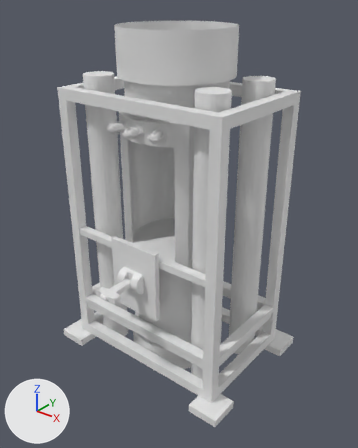
The FBX model SUBMARİNE PUZZLE GAME/Assets/Art/Meshes/Stations/ThermalRunaway/ThermalRunawayTechnician.fbx, before and after one commit.
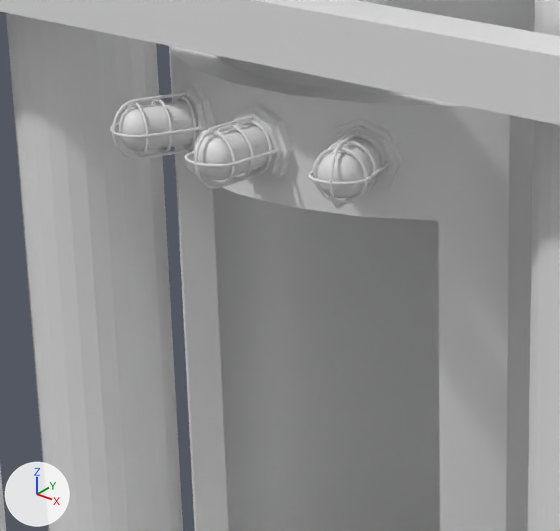
Old and new are each drawn whole from a camera (50 mm lens) standing at (2.992, -3.706, 3.833) and looking at (0.132, -0.131, 1.616) and again close up on the part from 23% to 56% of the width and 23% to 47% of the height. Arrows for +X, +Y and +Z are at lower left; the lights stay in place. The last two pictures show the newer version. Where no turn or scale is listed for an object, it has been applied to the vertices.

Before the edit, the objects in view are built like this:
```python
ob_pipes = bpy.data.objects.new('Pipes', me_cylinder_107)
ob_pipes.location = (0.669, 0.361, 1.488)
ob_thermalrunawaylightholder1 = bpy.data.objects.new('ThermalRunawayLightHolder1', me_cylinder_104)
ob_thermalrunawaylightholder1.location = (-0.199, -0.513, 2.65)
ob_thermalrunawaylightholder2 = bpy.data.objects.new('ThermalRunawayLightHolder2', me_cylinder_106)
ob_thermalrunawaylightholder2.location = (0.006, -0.557, 2.65)
ob_thermalrunawaylightholder3 = bpy.data.objects.new('ThermalRunawayLightHolder3', me_cylinder_105)
ob_thermalrunawaylightholder3.parent = ob_thermalrunawaytechnician
ob_thermalrunawaylightholder3.location = (0.212, -0.51, 2.65)
ob_thermalrunawaylightholder3.rotation_euler = (-1.951, 1.571, 0.0)  # degrees (-112, 90, 0)
ob_thermalrunawaylightholder3.scale = (-0.0718, -0.0718, -0.00888)
ob_thermalunawaylight1 = bpy.data.objects.new('ThermalunawayLight1', me_cube_167)
ob_thermalunawaylight1.location = (-0.207, -0.532, 2.65)
ob_thermalunawaylight2 = bpy.data.objects.new('ThermalunawayLight2', me_cube_168)
ob_thermalunawaylight2.location = (0.006, -0.577, 2.65)
ob_thermalunawaylight3 = bpy.data.objects.new('ThermalunawayLight3', me_cube_169)
ob_thermalunawaylight3.parent = ob_thermalrunawaytechnician
ob_thermalunawaylight3.location = (0.22, -0.528, 2.65)
ob_thermalunawaylight3.rotation_euler = (-1.951, 1.571, 0.0)  # degrees (-112, 90, 0)
ob_thermalunawaylight3.scale = (-2.76, -2.76, -2.17)
# also in view: 'StationFrame' at (0.001, 0.001, 1.468); 'ThermalRunawayTechnician' at (0.001, 0.003, 1.75)
```
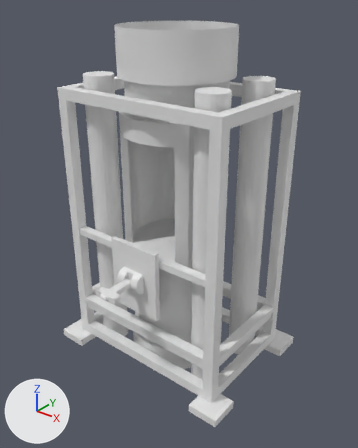
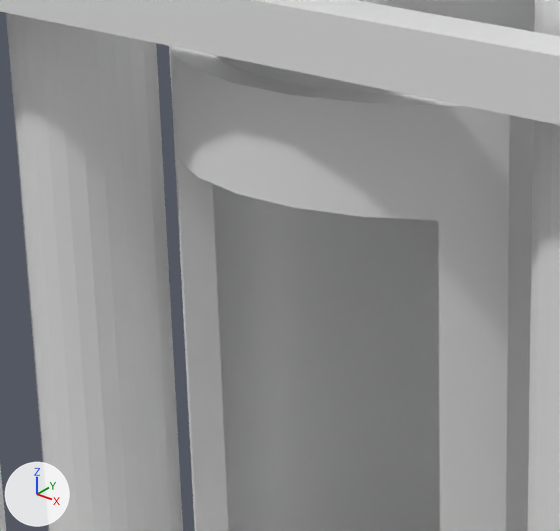
Where the change shows, as pixel boxes [x1, y1, x2, y2] in the close-ups (560 x 531 px):
'ThermalRunawayLightHolder3', deleted: before [308, 119, 402, 208]
'ThermalRunawayLightHolder2', deleted: before [185, 105, 293, 190]
'ThermalunawayLight1', deleted: before [119, 101, 194, 151]
'ThermalunawayLight2', deleted: before [193, 124, 269, 180]
'ThermalRunawayLightHolder1', deleted: before [110, 84, 216, 159]
'ThermalunawayLight3', deleted: before [317, 138, 381, 199]

The change, as a diff of the scene's bpy script:
```diff
--- a/SUBMARİNE PUZZLE GAME/Assets/Art/Meshes/Stations/ThermalRunaway/ThermalRunawayTechnician.fbx.py
+++ b/SUBMARİNE PUZZLE GAME/Assets/Art/Meshes/Stations/ThermalRunaway/ThermalRunawayTechnician.fbx.py
@@ ob_thermalrunawaylightholder1 @@
-ob_thermalrunawaylightholder1 = bpy.data.objects.new('ThermalRunawayLightHolder1', me_cylinder_104)
-ob_thermalrunawaylightholder1.location = (-0.199, -0.513, 2.65)
@@ ob_thermalunawaylight2 @@
-ob_thermalunawaylight2 = bpy.data.objects.new('ThermalunawayLight2', me_cube_168)
-ob_thermalunawaylight2.location = (0.006, -0.577, 2.65)
@@ ob_thermalrunawaylightholder2 @@
-ob_thermalrunawaylightholder2 = bpy.data.objects.new('ThermalRunawayLightHolder2', me_cylinder_106)
-ob_thermalrunawaylightholder2.location = (0.006, -0.557, 2.65)
@@ ob_thermalrunawaylightholder3 @@
-ob_thermalrunawaylightholder3 = bpy.data.objects.new('ThermalRunawayLightHolder3', me_cylinder_105)
-ob_thermalrunawaylightholder3.parent = ob_thermalrunawaytechnician
-ob_thermalrunawaylightholder3.location = (0.212, -0.51, 2.65)
-ob_thermalrunawaylightholder3.rotation_euler = (-1.951, 1.571, 0.0)  # degrees (-112, 90, 0)
-ob_thermalrunawaylightholder3.scale = (-0.0718, -0.0718, -0.00888)
@@ ob_thermalunawaylight3 @@
-ob_thermalunawaylight3 = bpy.data.objects.new('ThermalunawayLight3', me_cube_169)
-ob_thermalunawaylight3.parent = ob_thermalrunawaytechnician
-ob_thermalunawaylight3.location = (0.22, -0.528, 2.65)
-ob_thermalunawaylight3.rotation_euler = (-1.951, 1.571, 0.0)  # degrees (-112, 90, 0)
-ob_thermalunawaylight3.scale = (-2.76, -2.76, -2.17)
@@ ob_thermalunawaylight1 @@
-ob_thermalunawaylight1 = bpy.data.objects.new('ThermalunawayLight1', me_cube_167)
-ob_thermalunawaylight1.location = (-0.207, -0.532, 2.65)
```
